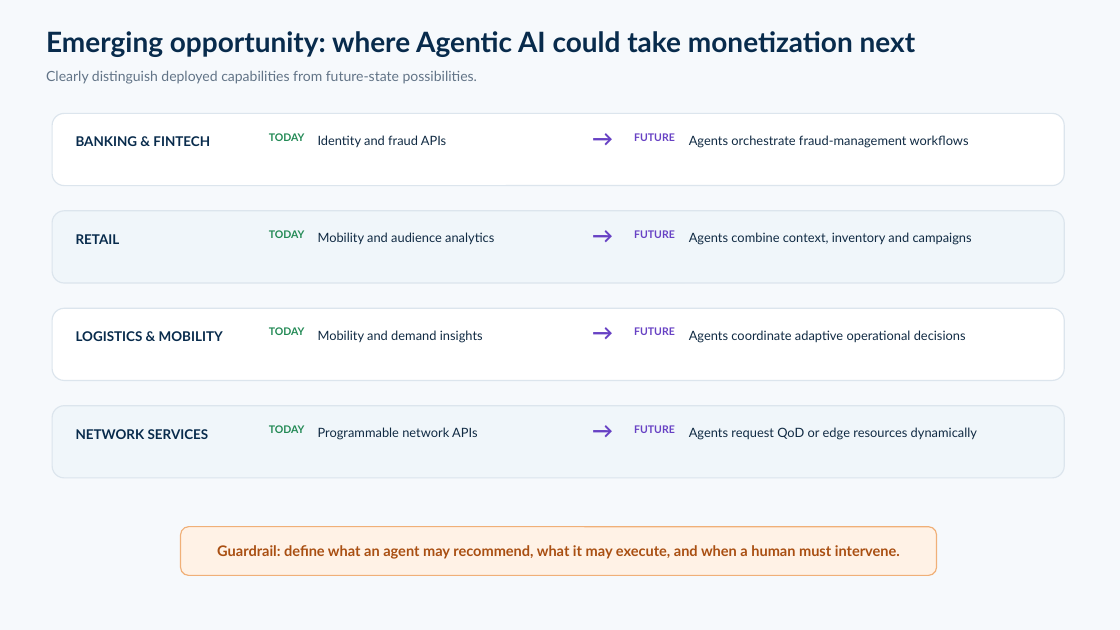
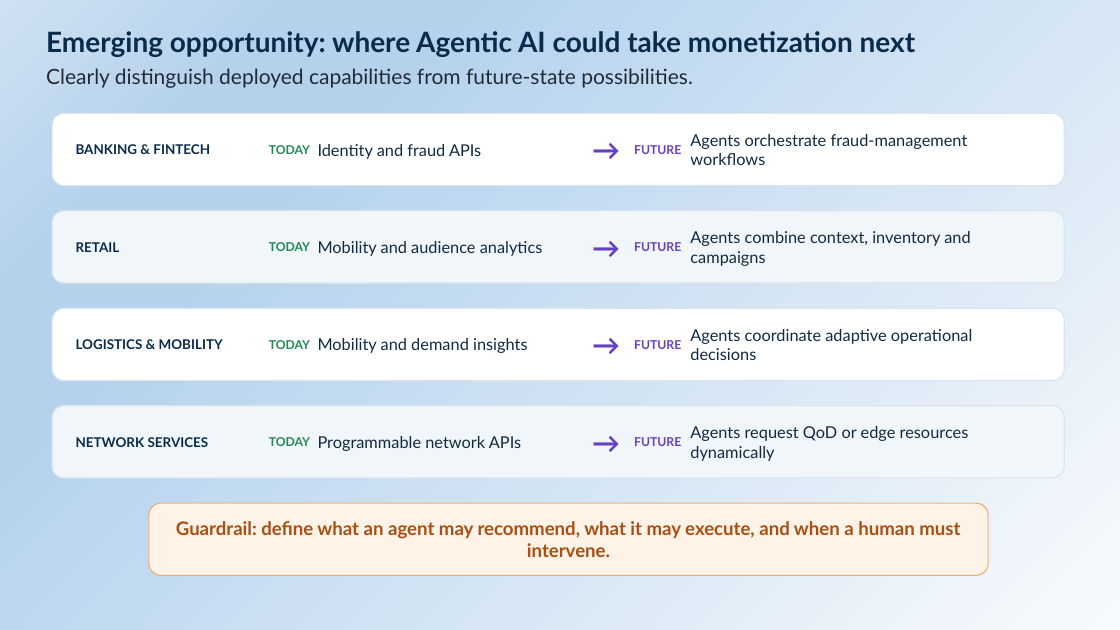
Before and after one commit to rajkamal1410/Invent-Telco-AI-Initiatives, a slide deck: slide 11 of documents/Intelligent_Telco_Infographic_Rich_Presentation.pptx (slide 12 before the commit). Drawn at 1120x630 pixels with LibreOffice and Linux fonts; fonts in the diff are those of the drawing. Boxes give left, top, right and bottom in pixels: in the first picture for what was removed or moved away, otherwise in the second. Text is boxed around its words. In the diff, an @@ line names an element or a change of style, - is before the commit and + after.

```diff
--- a/documents/Intelligent_Telco_Infographic_Rich_Presentation.pptx
+++ b/documents/Intelligent_Telco_Infographic_Rich_Presentation.pptx
@@ background #F6F9FC to gradient #F7FAFD to #B5D2EC to #CEE1F2 @@
@@ text "Clearly distinguish deployed capabilities from ..." at box(46, 68, 693, 88): size 12 to 18 pt, text colour #627487 to #222A35 @@
@@ text "LOGISTICS & MOBILITY": place and size @@
-text "LOGISTICS & MOBILITY" at box(76, 331, 223, 341)
+text "LOGISTICS & MOBILITY" at box(76, 339, 223, 349)
@@ 13 texts: place and size @@
-13 texts at box(76, 125, 675, 443)
+13 texts at box(76, 137, 681, 455)
@@ size 18 to 24 pt in 4 elements at box(592, 137, 624, 162), box(592, 234, 624, 260), box(592, 429, 624, 455), box(592, 332, 624, 357) @@
@@ size 9 to 10.5 pt in 8 elements at box(269, 145, 310, 154), box(634, 145, 681, 154), box(269, 242, 310, 251), box(634, 242, 681, 251), box(269, 340, 310, 349), box(634, 340, 681, 349), box(269, 437, 310, 446), box(634, 437, 681, 446) @@
@@ 6 texts: place and size @@
-6 texts at box(269, 230, 675, 433)
+6 texts at box(269, 242, 681, 446)
@@ size 11 to 14 pt in 8 elements at box(318, 144, 481, 159), box(318, 241, 543, 256), box(318, 338, 527, 353), box(318, 436, 521, 451), box(690, 134, 968, 165), box(690, 231, 970, 246), box(690, 329, 972, 344), box(690, 426, 969, 461) @@
@@ rounded rectangle: place and size @@
-rounded rectangle at box(181, 527, 937, 576)
+rounded rectangle at box(149, 503, 988, 576)
@@ text "Guardrail: define what an agent ...": place and size @@
-text "Guardrail: define what an agent ..." at box(217, 545, 900, 559)
+text "Guardrail: define what an agent ..." at box(176, 521, 960, 557)
@@ text "Guardrail: define what an agent ..." at box(176, 521, 960, 557): size 12.5 to 16 pt @@
```
Also in this commit, not shown: 13 other slides changed, 1 slide removed, 7 other files.
